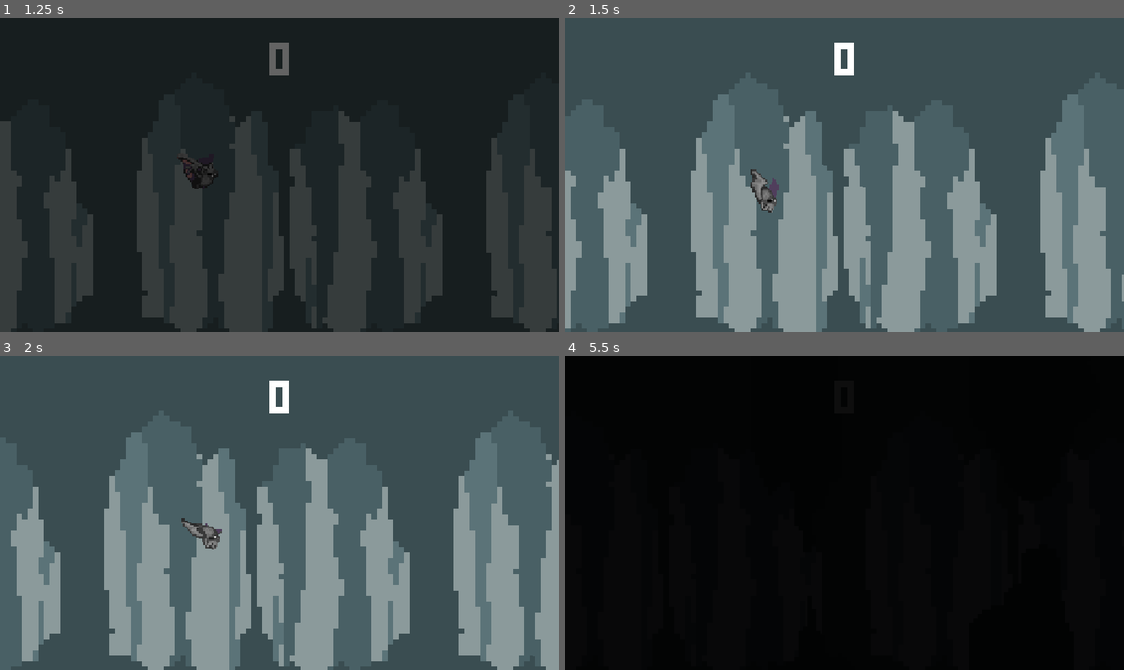
Above: before the commit, frames 1-4 (two rows, left to right).
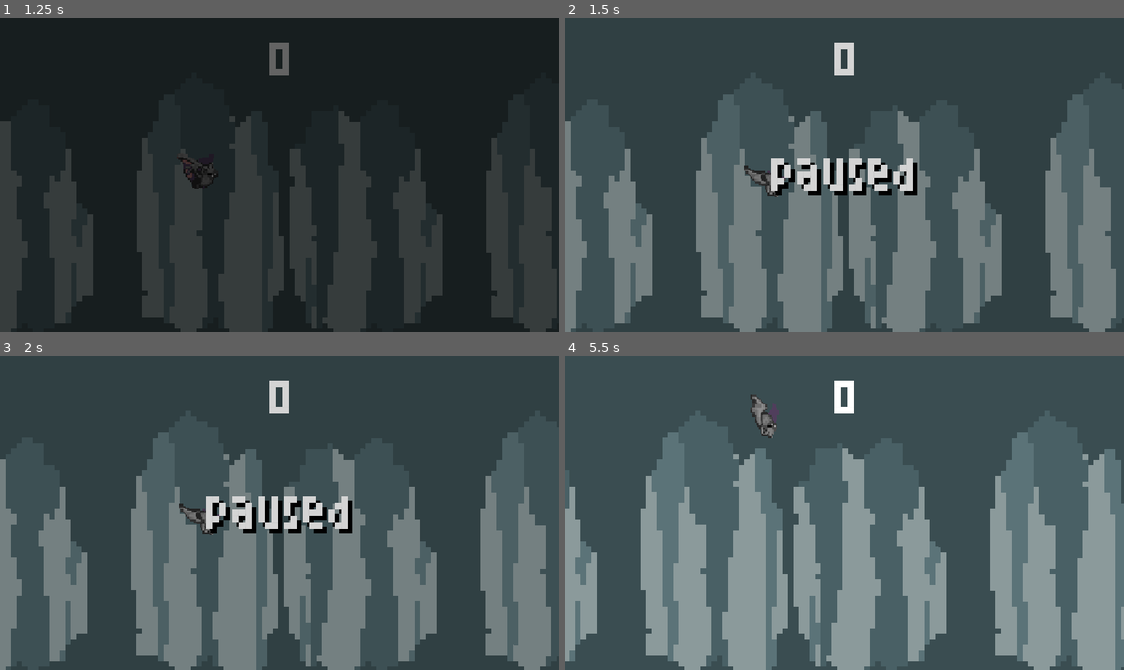
Above: after the commit, the same moments.

Repository: Can202/BatJump
Game: Godot game, scene res://Escenas/Menus/Menú.tscn
Two runs of this game, one before a commit and one after it. Both use one fixed random seed, a clock stepped at 60 frames per second and the inputs below.
Inputs:
- Up to frame 1 (1.25 s): tap Enter (enter, bound only after the commit) at 0.5, 0.8 s; hold Up (ui_up) from 0.53 s (still down); tap Space (space) at 0.6 s
- Up to frame 2 (1.5 s): release Up (ui_up) at 1.28 s; hold Down (ui_down) from 1.28 s (still down); tap Enter (enter, bound only after the commit) at 1.35 s
- Up to frame 3 (2 s): keep holding Down (ui_down); tap Space (space) at 1.55 s
- Up to frame 4 (5.5 s): release Down (ui_down) at 2.03 s; hold Up (ui_up) 2.03-3.53 s; tap Space (space) at 2.1, 3.05, 3.6, 4.55, 5.1 s; tap Enter (enter, bound only after the commit) at 2.3, 2.85, 3.8, 4.35, 5.3 s; hold Down (ui_down) from 3.53 s (still down)

Frame 1 is identical in both runs. In frame 2, 34% of the frame differs, in the area x 0-100%, y 7-100%; in frame 3, 50%; in frame 4, 100%, in the area x 0-100%, y 0-100%.

Commit message:
Add files via upload

Diff:
--- a/Escenas/Juego/Juego.tscn
+++ b/Escenas/Juego/Juego.tscn
@@ -7,6 +7,7 @@
 [ext_resource path="res://Textures/Pixel Font/pixel font.ttf" type="DynamicFontData" id=5]
 [ext_resource path="res://Textures/Medieval/medieval.ogg" type="AudioStream" id=6]
 [ext_resource path="res://Textures/My Textures/black.png" type="Texture" id=7]
+[ext_resource path="res://Escenas/Otros/pausa.tscn" type="PackedScene" id=8]
 
 [sub_resource type="RectangleShape2D" id=1]
 extents = Vector2( 152.963, 10 )
@@ -124,5 +125,7 @@
 position = Vector2( 136, 72 )
 scale = Vector2( 5.25, 3.25 )
 texture = ExtResource( 7 )
+
+[node name="pausa" parent="." instance=ExtResource( 8 )]
 [connection signal="timeout" from="timetospawn" to="." method="_on_timetospawn_timeout"]
 [connection signal="animation_finished" from="Animation" to="." method="_on_Animation_animation_finished"]
--- /dev/null
+++ b/Escenas/Otros/pausa.tscn
@@ -0,0 +1,41 @@
+[gd_scene load_steps=4 format=2]
+
+[ext_resource path="res://Scripts/Otros/pausa.gd" type="Script" id=1]
+[ext_resource path="res://Textures/Pixel Font/pixel font.ttf" type="DynamicFontData" id=2]
+
+[sub_resource type="DynamicFont" id=1]
+size = 30
+font_data = ExtResource( 2 )
+
+[node name="pausa" type="Node2D"]
+pause_mode = 2
+script = ExtResource( 1 )
+
+[node name="paused" type="Node2D" parent="."]
+
+[node name="Label2" type="Label" parent="paused"]
+modulate = Color( 0, 0, 0, 1 )
+margin_left = 1.0
+margin_top = 1.0
+margin_right = 257.0
+margin_bottom = 145.0
+custom_fonts/font = SubResource( 1 )
+text = "paused"
+align = 1
+valign = 1
+__meta__ = {
+"_edit_use_anchors_": false
+}
+
+[node name="Label" type="Label" parent="paused"]
+margin_left = -1.0
+margin_top = -1.0
+margin_right = 255.0
+margin_bottom = 143.0
+custom_fonts/font = SubResource( 1 )
+text = "paused"
+align = 1
+valign = 1
+__meta__ = {
+"_edit_use_anchors_": false
+}
--- /dev/null
+++ b/Scripts/Otros/pausa.gd
@@ -0,0 +1,22 @@
+extends Node2D
+
+
+# Declare member variables here. Examples:
+# var a = 2
+# var b = "text"
+
+
+# Called when the node enters the scene tree for the first time.
+func _ready():
+	$paused.hide()
+
+
+# Called every frame. 'delta' is the elapsed time since the previous frame.
+func _process(delta):
+	if Input.is_action_just_pressed("enter"):
+		if get_tree().paused == true:
+			get_tree().paused = false
+			$paused.hide()
+		else:
+			get_tree().paused = true
+			$paused.show()
--- a/project.godot
+++ b/project.godot
@@ -60,6 +60,11 @@
 "events": [ Object(InputEventKey,"resource_local_to_scene":false,"resource_name":"","device":0,"alt":false,"shift":false,"control":false,"meta":false,"command":false,"pressed":false,"scancode":16777217,"unicode":0,"echo":false,"script":null)
  ]
 }
+enter={
+"deadzone": 0.5,
+"events": [ Object(InputEventKey,"resource_local_to_scene":false,"resource_name":"","device":0,"alt":false,"shift":false,"control":false,"meta":false,"command":false,"pressed":false,"scancode":16777221,"unicode":0,"echo":false,"script":null)
+ ]
+}
 
 [input_devices]
 
Not shown: 1 places in Escenas/Juego/Juego.tscn that only renumber resources
Not shown, changed: export_presets.cfg
